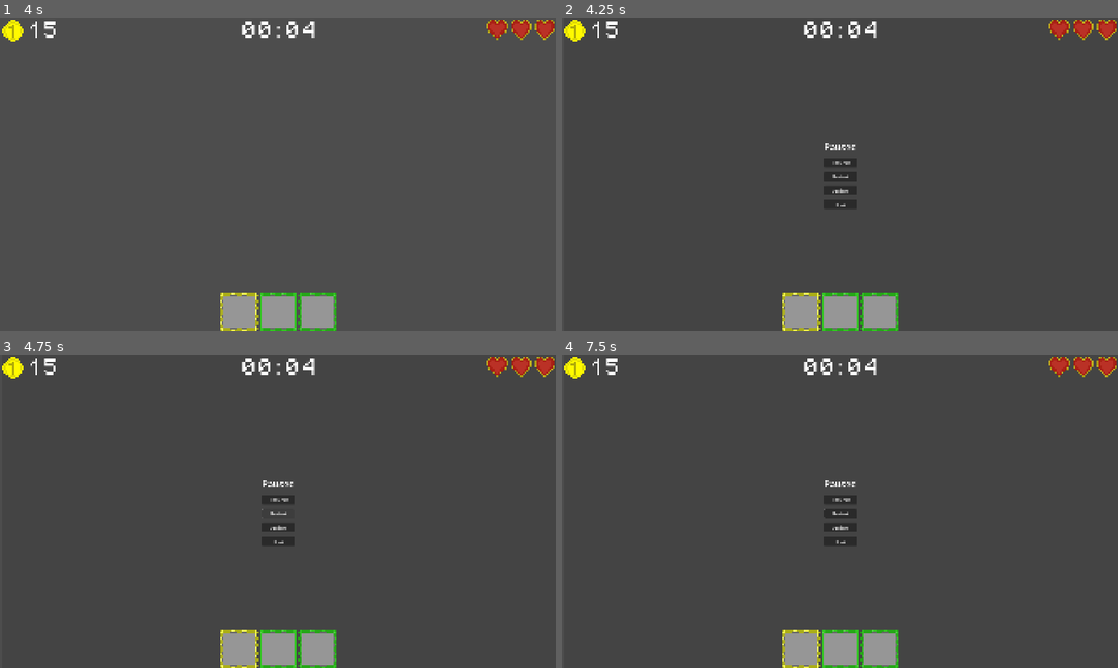
Above: before the commit, frames 1-4 (two rows, left to right).
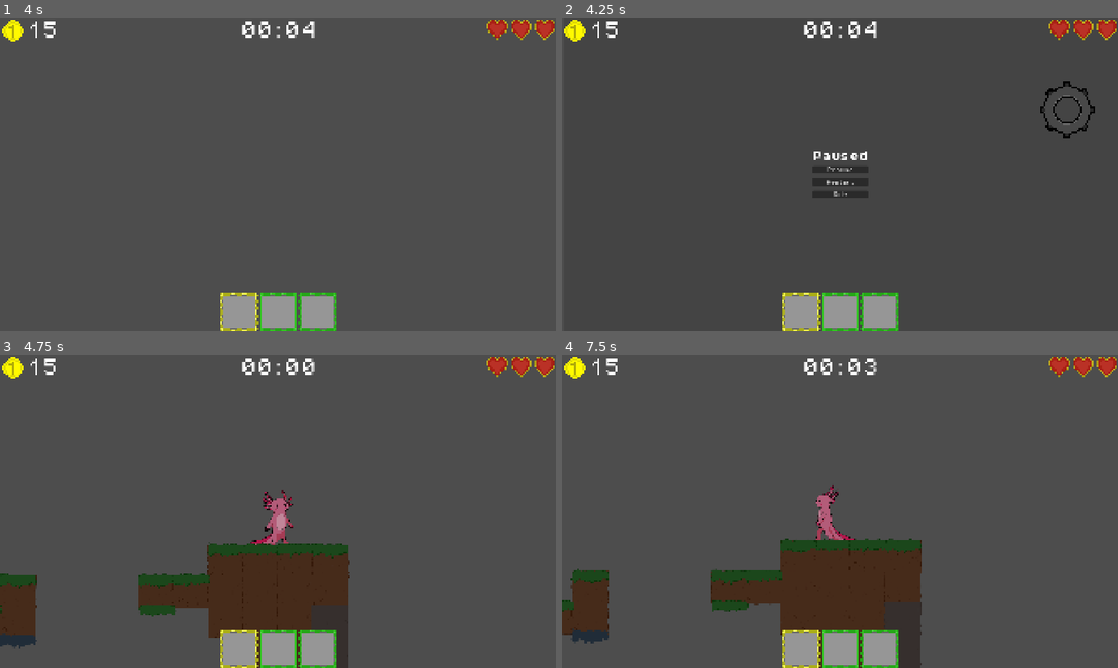
Above: after the commit, the same moments.

Repository: AzureLeaf0/GameJam
Game: Godot game, scene res://scenes/map.tscn
The game is run twice, just before and just after one commit, with the same random seed, the same clock (stepped at 60 frames per second) and the same inputs. This scene is started directly instead of the project's main scene.
Inputs (mouse positions are in pixels of both pictures, inside the frame that each line leads up to):
- Up to frame 1 (4 s): tap Enter every 0.75 s from 0.5 to 3.5 s; move the mouse to (400, 158) at 0.52 s; hold Right (move_right) 0.53-2.03 s; tap E (Interact) at 0.6, 2.85 s; tap Space (jump) at 0.77, 1.52, 3.02, 3.77 s; move the mouse to (166, 190) at 1.27 s; click (166, 190) at 1.35 s; move the mouse to (333, 105) at 2.02 s; hold Left (move_left) 2.03-2.78 s; right-click (333, 105) at 2.1 s; move the mouse to (250, 237) at 2.77 s; hold Right (move_right) from 2.78 s (still down); move the mouse to (444, 221) at 3.52 s; click (444, 221) at 3.6 s
- Up to frame 2 (4.25 s): keep holding Right (move_right); tap Escape (pause) at 4.15 s
- Up to frame 3 (4.75 s): release Right (move_right) at 4.25 s; click "Restart" at 4.25 s
- Up to frame 4 (7.5 s): click (840, 527) at 5 s, where only the run before the commit has a clickable "Options"; click (840, 514) at 5.75 s, where only the run before the commit has a clickable "Restart"; click (840, 514) at 6.5 s, where only the run before the commit has a clickable "Restart"; tap Enter at 7.25 s; move the mouse to (673, 464) at 7.27 s; hold Left (move_left) from 7.28 s (still down); right-click (673, 464) at 7.35 s

Frame 1 is identical in both runs. In frame 2, 1.5% of the frame differs, in the area x 45-96%, y 20-61%; in frame 3, 10%; in frame 4, 11%, in the area x 0-65%, y 1-100%.

Commit message:
improved menus

Diff:
--- a/gamejam/scenes/pause_menu.gd
+++ b/gamejam/scenes/pause_menu.gd
@@ -2,6 +2,12 @@
 
 var _is_paused:bool = false:
 	set = set_paused
+
+@onready var option_menu: Control = $OptionMenu
+@onready var settings_button: TextureButton = $SettingsButton
+
+func _ready():
+	settings_button.pressed.connect(_on_settings_pressed)
 
 func _unhandled_input(event: InputEvent) -> void:
 	if event.is_action_pressed("pause"):
@@ -17,10 +23,16 @@
 	set_paused(false)
 
 func _on_restart_pressed() -> void:
-	pass
+	get_tree().paused = false
+	get_tree().reload_current_scene()
 
 func _on_options_pressed() -> void:
-	pass #eklencek
+	$OptionMenu.visible = !$OptionMenu.visible
+
 
 func _on_quit_pressed() -> void:
 	get_tree().quit()
+
+
+func _on_settings_pressed():
+	$OptionMenu.visible = !$OptionMenu.visible
--- a/gamejam/scenes/pause_menu.tscn
+++ b/gamejam/scenes/pause_menu.tscn
@@ -1,10 +1,15 @@
-[gd_scene load_steps=2 format=3 uid="uid://cij30g4pco8e6"]
+[gd_scene load_steps=8 format=3 uid="uid://cij30g4pco8e6"]
 
 [ext_resource type="Script" uid="uid://cugnb538jimh6" path="res://scenes/pause_menu.gd" id="1_n87rw"]
+[ext_resource type="FontFile" uid="uid://ds2i1a7df0x" path="res://fonts/PixelOperator8-Bold.ttf" id="2_1s2dm"]
+[ext_resource type="PackedScene" uid="uid://dueehkt18k7a" path="res://scenes/OptionMenu.tscn" id="2_myx47"]
+[ext_resource type="Texture2D" uid="uid://br6tp4vxyvnf3" path="res://Images/SettingButton.png" id="3_7l7mv"]
+[ext_resource type="FontFile" uid="uid://cfa7p1sv8wflj" path="res://fonts/PixelOperator8.ttf" id="3_88e76"]
+[ext_resource type="Texture2D" uid="uid://1uiik6jwgj6p" path="res://Images/SettingButtonPressed.png" id="4_v4r4p"]
+[ext_resource type="Texture2D" uid="uid://raybo634gv7c" path="res://Images/SettingButtonHover.png" id="5_1s2dm"]
 
 [node name="PauseMenu" type="Control"]
 process_mode = 3
-visible = false
 layout_mode = 3
 anchors_preset = 8
 anchor_left = 0.5
@@ -48,31 +53,48 @@
 [node name="Label" type="Label" parent="GridContainer"]
 process_mode = 3
 layout_mode = 2
+theme_override_fonts/font = ExtResource("2_1s2dm")
 theme_override_font_sizes/font_size = 32
 text = "Paused"
 
 [node name="Resume" type="Button" parent="GridContainer"]
 process_mode = 3
 layout_mode = 2
+theme_override_fonts/font = ExtResource("3_88e76")
 text = "Resume
 "
 
 [node name="Restart" type="Button" parent="GridContainer"]
 process_mode = 3
 layout_mode = 2
+theme_override_fonts/font = ExtResource("3_88e76")
 text = "Restart"
-
-[node name="Options" type="Button" parent="GridContainer"]
-process_mode = 3
-layout_mode = 2
-text = "Options"
 
 [node name="Quit" type="Button" parent="GridContainer"]
 process_mode = 3
 layout_mode = 2
+theme_override_fonts/font = ExtResource("3_88e76")
 text = "Quit"
+
+[node name="OptionMenu" parent="." instance=ExtResource("2_myx47")]
+visible = false
+layout_mode = 1
+
+[node name="SettingsButton" type="TextureButton" parent="."]
+texture_filter = 1
+custom_minimum_size = Vector2(192, 192)
+layout_mode = 0
+offset_left = 688.0
+offset_top = -320.0
+offset_right = 880.0
+offset_bottom = -128.0
+size_flags_horizontal = 4
+texture_normal = ExtResource("3_7l7mv")
+texture_pressed = ExtResource("4_v4r4p")
+texture_hover = ExtResource("5_1s2dm")
+stretch_mode = 5
 
 [connection signal="pressed" from="GridContainer/Resume" to="." method="_on_resume_pressed"]
 [connection signal="pressed" from="GridContainer/Restart" to="." method="_on_restart_pressed"]
-[connection signal="pressed" from="GridContainer/Options" to="." method="_on_options_pressed"]
 [connection signal="pressed" from="GridContainer/Quit" to="." method="_on_quit_pressed"]
+[connection signal="pressed" from="SettingsButton" to="." method="_on_settings_button_pressed"]
Not shown, added: gamejam/Images/Ruya/Karakter jump/jump#1 (20250517085126).png.import
Not shown, added: gamejam/Images/Ruya/Karakter jump/jump#2 (20250517085226).png.import
Not shown, added: gamejam/Images/Ruya/Karakter jump/jump#3 (20250517085438).png.import
